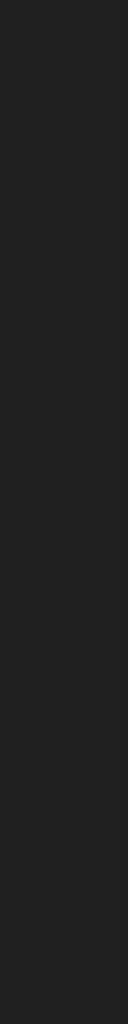
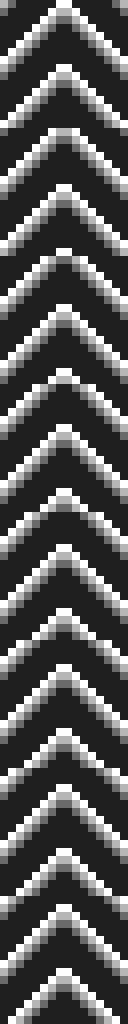
Revision of a layered 128px x 1024px image; what changed, layer by layer:
showed "Slow", painted on it over [0, 0, 128, 1024]
